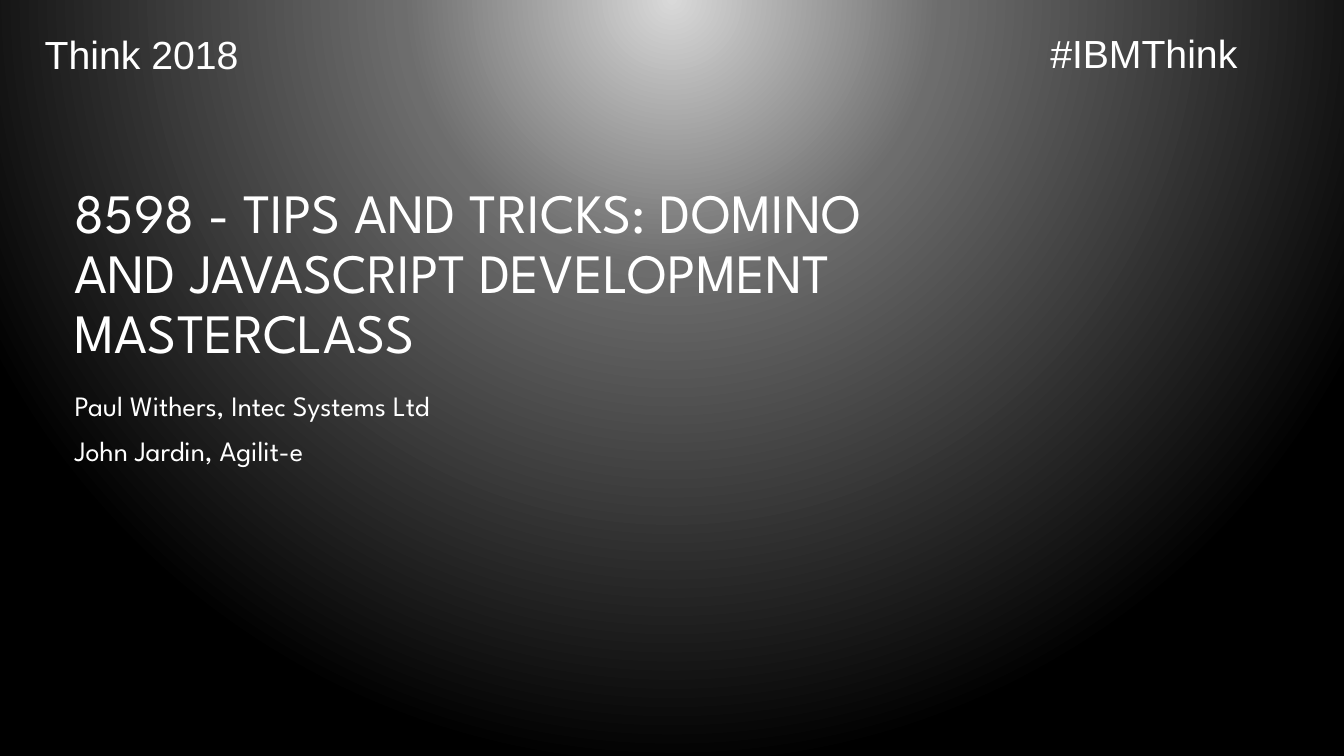
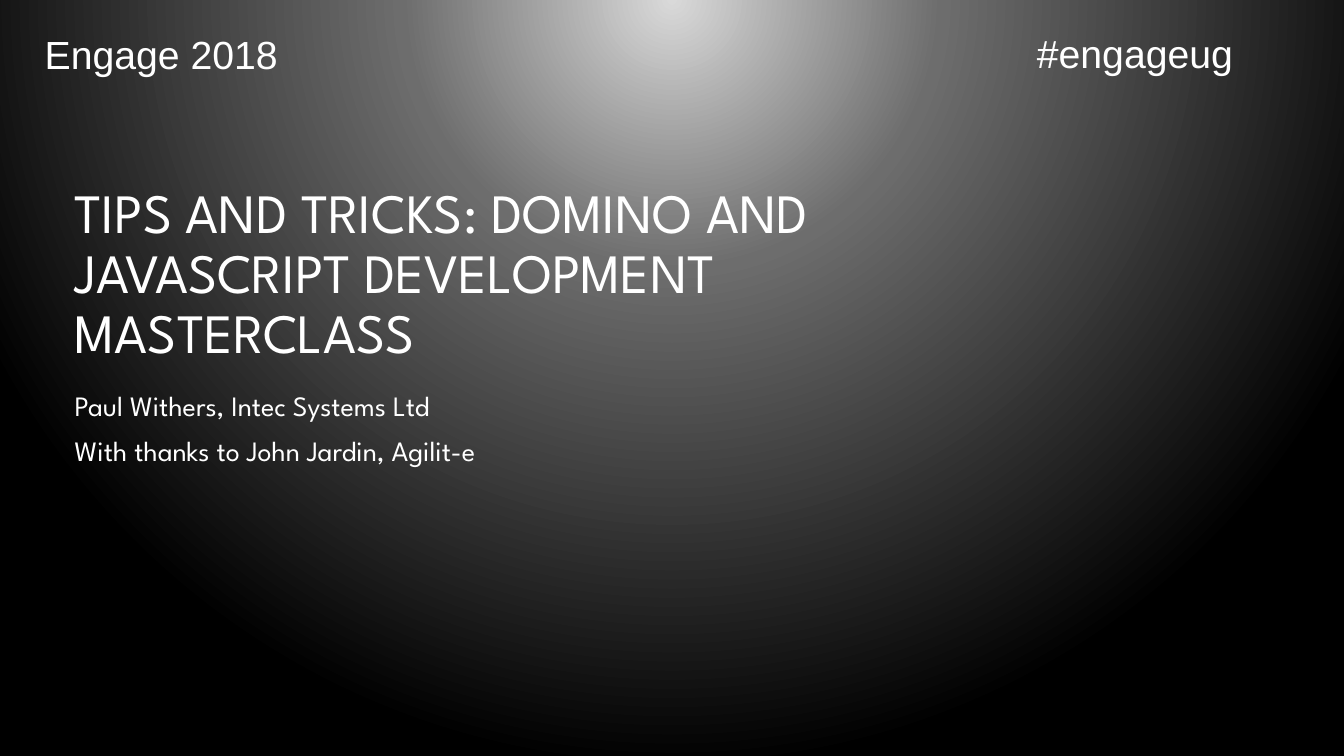
Before and after one commit to bleedingcode/domino-js-masterclass, a slide deck: slide 1 of presentation/8598 Domino and JS.pptx. Drawn at 1344x756 pixels with LibreOffice and Linux fonts; fonts in the diff are those of the drawing; background and template pictures are left out. Boxes give left, top, right and bottom in pixels: in the first picture for what was removed or moved away, otherwise in the second. Text is boxed around its words. In the diff, an @@ line names an element or a change of style, - is before the commit and + after.

Commit message:
Changes made for Engage - presentations and markCompleteReopen

```diff
--- a/presentation/8598 Domino and JS.pptx
+++ b/presentation/8598 Domino and JS.pptx
@@ text at <box>45,41,278,77</box>: text changed @@
-Think 2018
+Engage 2018
@@ text at <box>1037,41,1233,76</box>: text changed @@
-#IBMThink
+#engageug
@@ title at <box>75,195,808,370</box>: text changed @@
-8598 - TIPS AND TRICKS: DOMINO AND JAVASCRIPT DEVELOPMENT MASTERCLASS
+TIPS AND TRICKS: DOMINO AND JAVASCRIPT DEVELOPMENT MASTERCLASS
@@ subtitle at <box>75,441,475,467</box>: text changed @@
-John Jardin, Agilit-e
+With thanks to John Jardin, Agilit-e
```
Also in this commit, not shown: 11 other slides changed, 9 other files.
